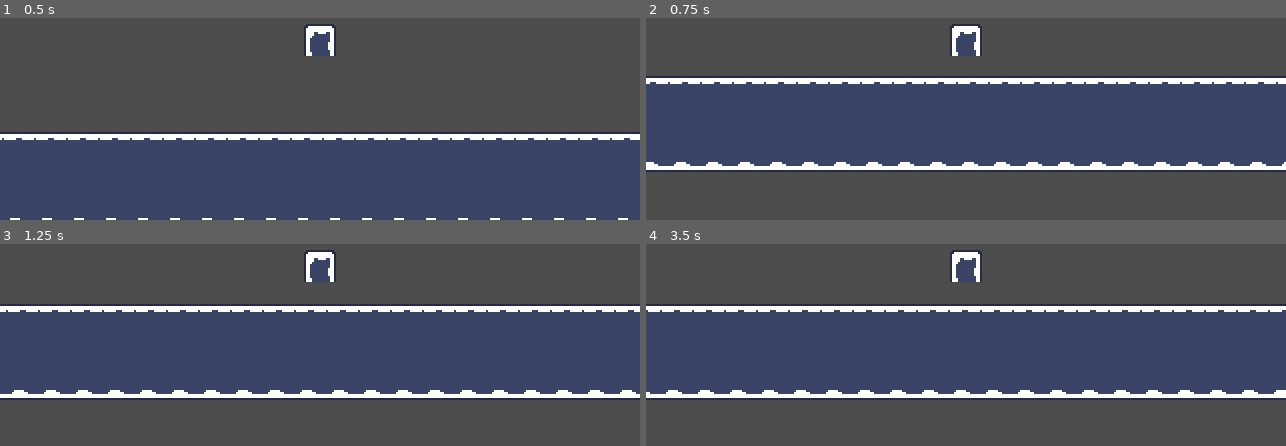
Above: before the commit, frames 1-4 (two rows, left to right).
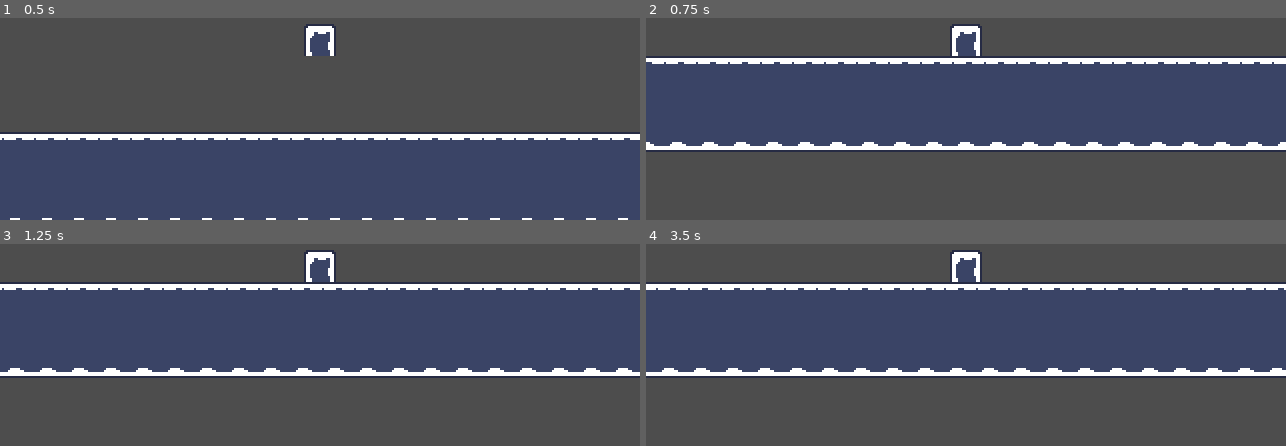
Above: after the commit, the same moments.

Repository: Ninesliced/ludumdare-57
Game: Godot game, scene res://scenes/goyo_scene.tscn
Two runs of this game, one before a commit and one after it. Both use one fixed random seed, a clock stepped at 60 frames per second and the inputs below. This scene is started directly instead of the project's main scene. The engine's default icon, where the game draws it, is replaced by a stand-in: a white triangle on a blue panel in a dark square.
Inputs:
- Up to frame 1 (0.5 s): no input
- Up to frame 2 (0.75 s): hold D (right) from 0.53 s (still down); tap Space (jump) at 0.6 s
- Up to frame 3 (1.25 s): keep holding D (right); tap Space (jump) at 0.77, 1.07 s
- Up to frame 4 (3.5 s): tap Space (jump) at 1.35, 1.52, 1.82, 2.1, 2.85, 3.02, 3.32 s; release D (right) at 2.03 s; hold A (left) 2.03-2.78 s; hold D (right) from 2.78 s (still down)

Frame 1 is identical in both runs. In frame 2, 27% of the frame differs, in the area x 0-100%, y 18-77%; in frame 3, 29%, in the area x 0-100%, y 18-78%; in frame 4, 29%.

Commit message:
Refacto(player movement): changed function to private

Diff:
--- a/scenes/entities/player/components/player_movement_component.gd
+++ b/scenes/entities/player/components/player_movement_component.gd
@@ -34,16 +34,16 @@
 	var velocity = player.velocity
 
 
-	velocity.x = handle_movement(velocity, delta)
+	velocity.x = _handle_movement(velocity, delta)
 	if gravity_enabled:
 		velocity.y -= get_gravity(velocity) * delta
 
-	if Input.is_action_just_pressed("jump"):
+	if Input.is_action_just_pressed("_jump"):
 		player.request_jump()
 	if player.jump_requested and player.is_on_floor():
-		velocity.y = jump(velocity)
+		velocity.y = _jump(velocity)
 
-	if Input.is_action_just_released("jump") and velocity.y < 0.0:
+	if Input.is_action_just_released("_jump") and velocity.y < 0.0:
 		velocity.y = velocity.y * 0.5
 
 	player.velocity = velocity
@@ -56,13 +56,13 @@
 
 ## JUMP functionnality
 
-func jump(velocity: Vector2) -> float:
+func _jump(velocity: Vector2) -> float:
 	velocity.y = jump_velocity
 	return velocity.y
 
 
 
-func handle_movement(velocity: Vector2, delta: float) -> float:
+func _handle_movement(velocity: Vector2, delta: float) -> float:
 	var input_vector = Vector2.ZERO
 	input_vector.x = Input.get_axis("left", "right")
 	if input_vector.x != 0:
